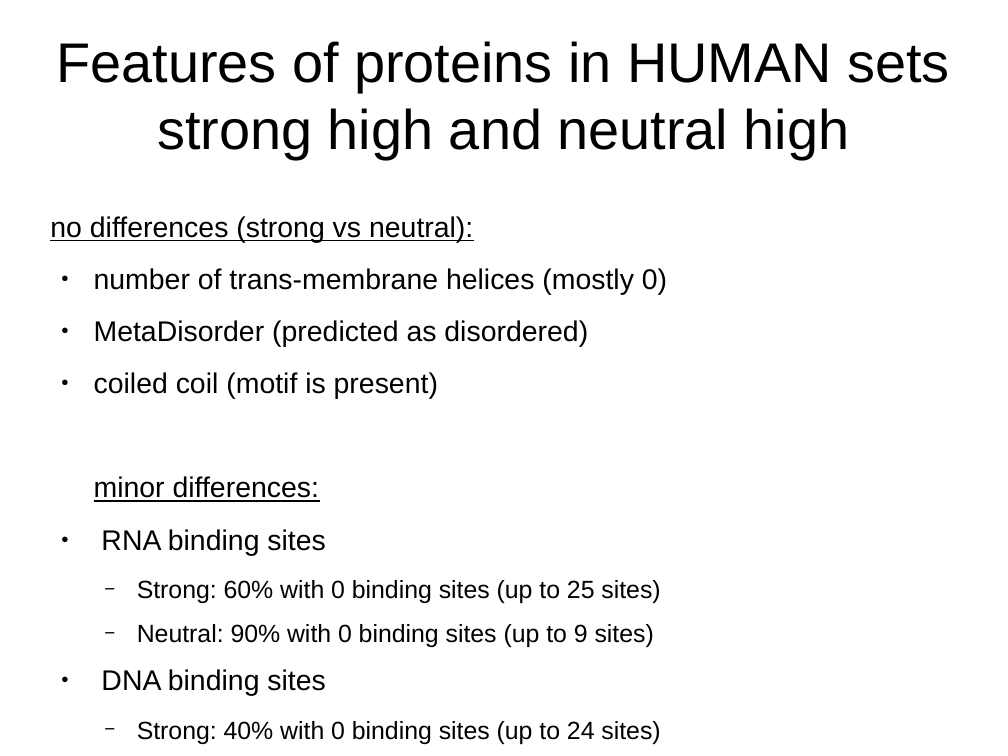
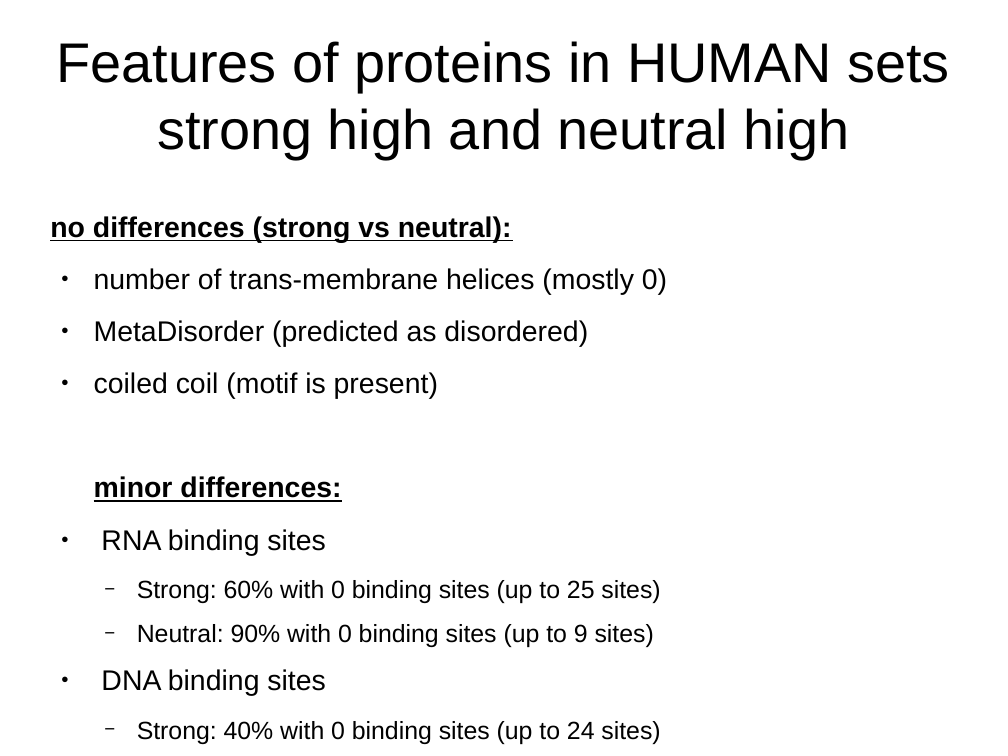
Before and after one commit to koenigchicho/ProteinPrediction2, a slide deck: slide 1 of vortrag_niklas.odp. Drawn at 1008x756 pixels with LibreOffice and Linux fonts; fonts in the diff are those of the drawing. Boxes give left, top, right and bottom in pixels: in the first picture for what was removed or moved away, otherwise in the second. Text is boxed around its words. In the diff, an @@ line names an element or a change of style, - is before the commit and + after.

Commit message:
edit

```diff
--- a/vortrag_niklas.odp
+++ b/vortrag_niklas.odp
@@ text at <box>50,216,512,502</box>: bold on in "no differences (strong vs neutral):", "minor differences:" @@
```
